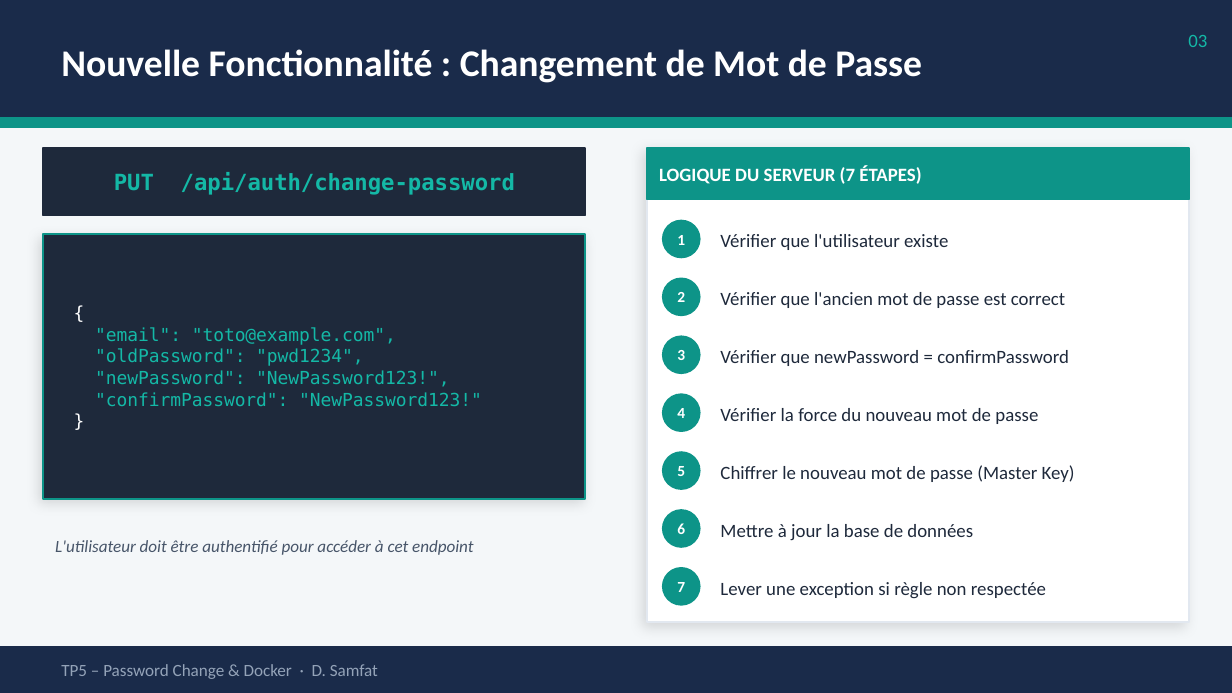
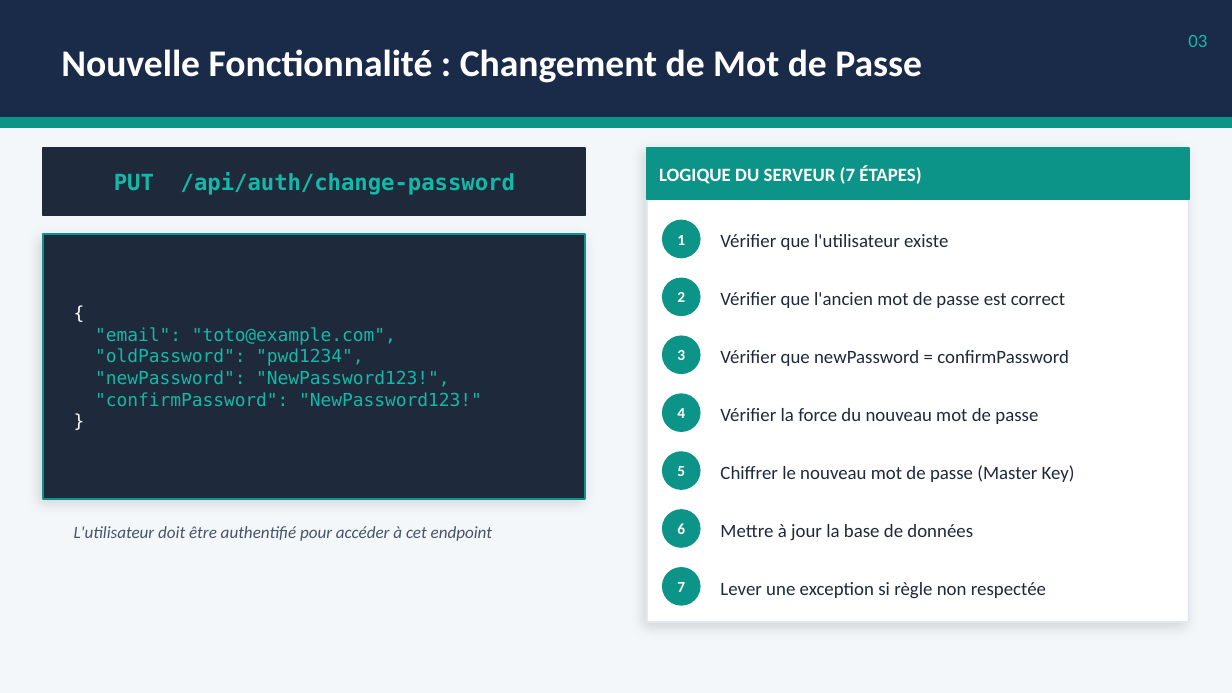
Before and after one commit to mirija-712/authentification-java, a slide deck: slide 3 of Doc/TP5_Auth_Server.pptx. Drawn at 1232x693 pixels with LibreOffice and Linux fonts; fonts in the diff are those of the drawing. Boxes give left, top, right and bottom in pixels: in the first picture for what was removed or moved away, otherwise in the second. Text is boxed around its words. In the diff, an @@ line names an element or a change of style, - is before the commit and + after.

```diff
--- a/Doc/TP5_Auth_Server.pptx
+++ b/Doc/TP5_Auth_Server.pptx
@@ text "L'utilisateur doit être authentifié pour ...": place and size @@
-text "L'utilisateur doit être authentifié pour ..." at bbox=[55, 540, 473, 555]
+text "L'utilisateur doit être authentifié pour ..." at bbox=[74, 526, 492, 541]
@@ rectangle removed at bbox=[0, 647, 1232, 693] @@
@@ text removed at bbox=[61, 664, 378, 679] @@
-TP5 – Password Change & Docker · D. Samfat
```
Also in this commit, not shown: 8 other slides changed, 13 other files.
